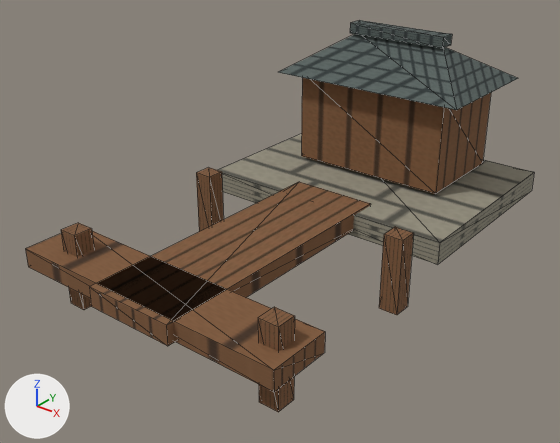
An edit to the glTF model app/src/main/assets/3d/sites/port-lod1.glb, drawn before and after from the same camera.
Before and after are seen from a camera (50 mm lens) standing at (1.112, -1.748, 0.927) and looking at (-0.019, -0.333, 0.05). Every picture has the same lights, and +X, +Y and +Z are marked at lower left. The older version comes first. Mesh edges are drawn as thin lines. Vertices at exactly the same position are counted once.
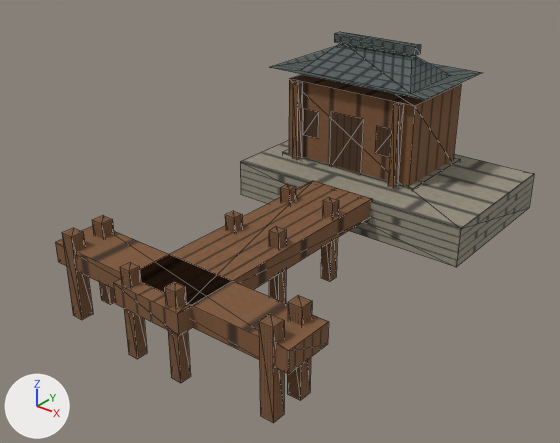
Diff of the bpy script that builds the scene:
```diff
--- a/app/src/main/assets/3d/sites/port-lod1.glb.py
+++ b/app/src/main/assets/3d/sites/port-lod1.glb.py
@@ me_mesh_0 @@
-me_mesh_0.from_pydata(...)  # 78 vertices, 96 faces; spans x -0.38..0.38, y -0.87..0.38, z -0.08..0.464
+me_mesh_0.from_pydata(...)  # 166 vertices, 200 faces; spans x -0.37..0.37, y -0.82..0.38, z -0.13..0.421
+# me_mesh_0 part 1: the loose piece of 8 vertices spanning x -0.37..0.37, y -0.2..0.38, z 0.0..0.06 is scaled about its middle by (1, 0.81, 1.83), then moved by (0.0, 0.055, -0.03)
+# me_mesh_0 part 2: the loose piece of 8 vertices spanning x -0.23..0.23, y 0.035..0.325, z 0.07..0.33 is scaled about its middle by (1.01, 1.01, 0.231), then moved by (-0.08, 0.01, -0.17)
+# me_mesh_0 part 3: the loose piece of 8 vertices spanning x -0.149..0.149, y 0.155..0.205, z 0.434..0.464 is scaled about its middle by (1.44, 5.4, 8.33), then moved by (-0.08, 0.01, -0.279)
+# me_mesh_0 part 4: the loose piece of 8 vertices spanning x -0.3..-0.25, y -0.35..-0.3, z -0.08..0.12 is scaled about its middle by (5.46, 0.68, 0.13), then moved by (0.195, 0.515, 0.388)
+# me_mesh_0 part 5: the loose piece of 8 vertices spanning x -0.12..0.12, y -0.87..-0.12, z 0.015..0.065 is scaled about its middle by (0.075, 0.032, 5), then moved by (-0.252, 0.536, 0.13)
+# me_mesh_0 part 6: the loose piece of 8 vertices spanning x 0.3..0.35, y -0.35..-0.3, z -0.08..0.12 is scaled about its middle by (0.36, 0.48, 1.25), then moved by (-0.233, 0.366, 0.15)
+# me_mesh_0 part 7: the loose piece of 8 vertices spanning x -0.38..0.38, y -0.85..-0.69, z 0.015..0.065 is scaled about its middle by (0.263, 4.62, 1.1), then moved by (0.0, 0.32, -0.007)
+# me_mesh_0 part 8: the loose piece of 8 vertices spanning x -0.3..-0.25, y -0.8..-0.75, z -0.08..0.12 is scaled about its middle by (14.4, 2.6, 0.275), then moved by (0.275, 0.06, 0.012)
+# me_mesh_0 part 9: the loose piece of 8 vertices spanning x 0.3..0.35, y -0.8..-0.75, z -0.08..0.12 is scaled about its middle by (0.7, 0.7, 1.15), then moved by (-0.627, 0.097, -0.035)
+# me_mesh_0 part 10: the loose piece of 8 vertices spanning x -0.3..-0.25, y -0.8..-0.75, z -0.08..0.12 is copied, and the copy is scaled about its middle by (0.7, 0.7, 1.15), then moved by (-0.027, 0.007, -0.035); it spans x -0.32..-0.285, y -0.785..-0.75, z -0.13..0.1
+# me_mesh_0 part 11: the loose piece of 8 vertices spanning x 0.3..0.35, y -0.8..-0.75, z -0.08..0.12 is copied, and the copy is scaled about its middle by (0.7, 0.7, 1.15), then moved by (-0.018, 0.097, -0.035); it spans x 0.29..0.325, y -0.695..-0.66, z -0.13..0.1
+# me_mesh_0 part 12: the loose piece of 8 vertices spanning x 0.3..0.35, y -0.8..-0.75, z -0.08..0.12 is copied, and the copy is scaled about its middle by (0.7, 0.7, 1.15), then moved by (-0.018, 0.007, -0.035); it spans x 0.29..0.325, y -0.785..-0.75, z -0.13..0.1
+# me_mesh_0 part 13: the loose piece of 8 vertices spanning x -0.3..-0.25, y -0.35..-0.3, z -0.08..0.12 is copied, and the copy is scaled about its middle by (0.6, 0.6, 1.15), then moved by (0.205, 0.09, -0.035); it spans x -0.085..-0.055, y -0.25..-0.22, z -0.13..0.1
+# me_mesh_0 part 14: the loose piece of 8 vertices spanning x 0.3..0.35, y -0.35..-0.3, z -0.08..0.12 is copied, and the copy is scaled about its middle by (0.6, 0.6, 1.15), then moved by (-0.255, 0.09, -0.035); it spans x 0.055..0.085, y -0.25..-0.22, z -0.13..0.1
+# me_mesh_0 part 15: the loose piece of 8 vertices spanning x -0.12..0.12, y -0.87..-0.12, z 0.015..0.065 is copied, and the copy is scaled about its middle by (0.125, 0.04, 4.6), then moved by (-0.07, 0.04, -0.055); it spans x -0.085..-0.055, y -0.47..-0.44, z -0.13..0.1
+# me_mesh_0 part 16: the loose piece of 8 vertices spanning x -0.12..0.12, y -0.87..-0.12, z 0.015..0.065 is copied, and the copy is scaled about its middle by (0.125, 0.04, 4.6), then moved by (0.07, 0.04, -0.055); it spans x 0.055..0.085, y -0.47..-0.44, z -0.13..0.1
+# me_mesh_0 part 17: the loose piece of 8 vertices spanning x -0.3..-0.25, y -0.8..-0.75, z -0.08..0.12 is copied, and the copy is scaled about its middle by (0.6, 0.6, 1.15), then moved by (0.205, -0.02, -0.035); it spans x -0.085..-0.055, y -0.81..-0.78, z -0.13..0.1
+# me_mesh_0 part 18: the loose piece of 8 vertices spanning x 0.3..0.35, y -0.8..-0.75, z -0.08..0.12 is copied, and the copy is scaled about its middle by (0.6, 0.6, 1.15), then moved by (-0.255, -0.02, -0.035); it spans x 0.055..0.085, y -0.81..-0.78, z -0.13..0.1
+# me_mesh_0 part 19: the loose piece of 6 vertices spanning x -0.287..0.287, y -0.009..0.368, z 0.33..0.434 is rebuilt with 10 vertices and now spans x -0.342..0.182, y 0.019..0.361, z 0.32..0.395
+# me_mesh_0 part 20: 12 vertices added at x -0.237..0.077, y 0.053, z 0.045..0.225
 me_mesh_0.materials.append(mat_material_0)
```

Pixel boxes (x1, y1, x2, y2) of what changed, in the pictures (560 x 443 px; the box of a moved part takes in the faces that stretch with it):
'Mesh_0', reshaped
    before: (25, 20, 534, 412)
    after: (55, 32, 534, 423)
part 1 of me_mesh_0, moved or reshaped
    before: (219, 134, 534, 264)
    after: (240, 141, 534, 267)
part 2 of me_mesh_0, moved or reshaped
    before: (301, 78, 491, 194)
    after: (282, 149, 460, 191)
part 3 of me_mesh_0, moved or reshaped
    before: (350, 20, 452, 48)
    after: (289, 74, 461, 186)
part 4 of me_mesh_0, moved or reshaped
    before: (196, 167, 224, 232)
    after: (334, 32, 421, 56)
part 5 of me_mesh_0, moved or reshaped
    before: (89, 182, 371, 346)
    after: (292, 81, 302, 160)
part 6 of me_mesh_0, moved or reshaped
    before: (379, 227, 414, 315)
    after: (388, 103, 404, 188)
part 7 of me_mesh_0, moved or reshaped
    before: (25, 231, 325, 392)
    after: (113, 181, 372, 336)
part 8 of me_mesh_0, moved or reshaped
    before: (61, 223, 94, 310)
    after: (55, 226, 329, 374)
part 9 of me_mesh_0, moved or reshaped
    before: (258, 307, 295, 412)
    after: (92, 215, 115, 305)
part 10 of me_mesh_0, added (brown)
    after: (62, 228, 93, 320)
part 11 of me_mesh_0, added (brown)
    after: (287, 295, 312, 401)
part 12 of me_mesh_0, added (brown)
    after: (259, 314, 284, 423)
part 13 of me_mesh_0, added
    after: (280, 184, 296, 204)
part 14 of me_mesh_0, added (brown)
    after: (321, 197, 339, 282)
part 15 of me_mesh_0, added
    after: (225, 211, 242, 233)
part 16 of me_mesh_0, added (brown)
    after: (269, 226, 286, 303)
part 17 of me_mesh_0, added (brown)
    after: (120, 262, 147, 359)
part 18 of me_mesh_0, added (brown)
    after: (165, 282, 191, 383)
part 19 of me_mesh_0, rebuilt (11% narrower, 26% shorter)
    before: (279, 34, 518, 110)
    after: (269, 44, 482, 100)
part 20 of me_mesh_0, added (brown)
    after: (303, 109, 392, 173)
